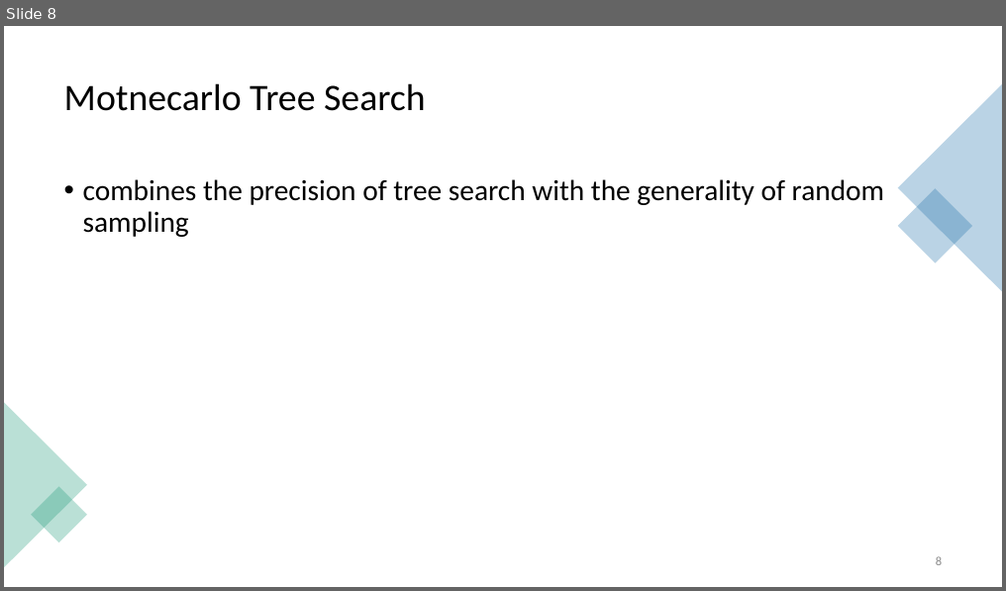
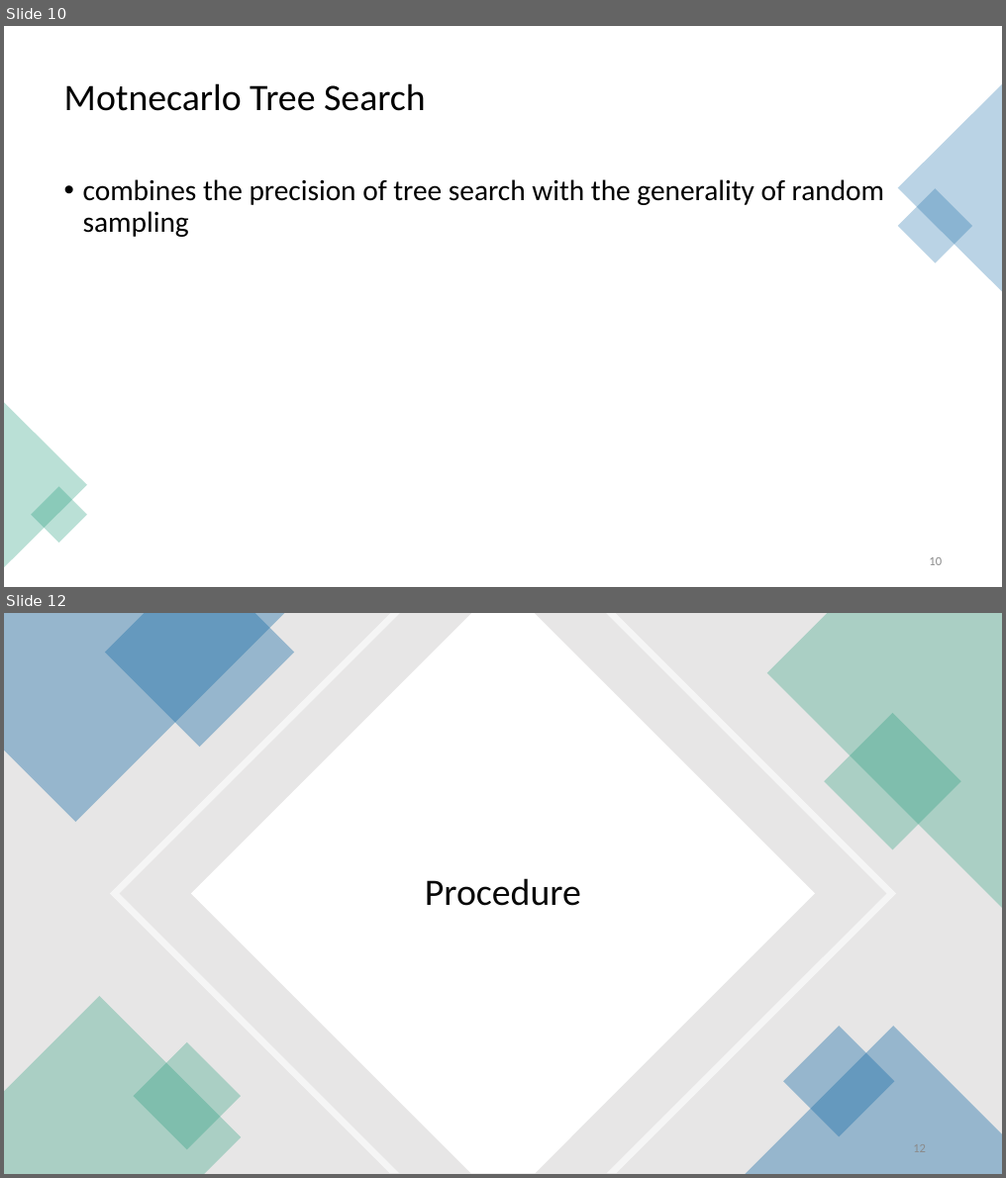
Before and after one commit to Brebeck-Jan/chessmaster, a slide deck: Präsentationen/Zwischen_Präse/Chessmaster_Zwischenpräsentation.pptx. Shown one above the other, each under a label of ours: slide 8 before the commit, slides 10 and 12 after it; the slides between them are not shown. The pictures are 1006x591 and 1006x1178 pixels, drawn with LibreOffice and Linux fonts; fonts in the diff are those of the drawing. Boxes give left, top, right and bottom in pixels: in the first picture for what was removed or moved away, otherwise in the second. Text is boxed around its words. In the diff, an @@ line names an element or a change of style, - is before the commit and + after.

```diff
--- a/Präsentationen/Zwischen_Präse/Chessmaster_Zwischenpräsentation.pptx
+++ b/Präsentationen/Zwischen_Präse/Chessmaster_Zwischenpräsentation.pptx
@@ slide 12 added at <box>4,613,1002,1174</box>, background #FFFFFF @@
@@ rectangle added at <box>4,613,1002,1174</box>, fill #E7E6E6 @@
@@ freeform shape added at <box>4,613,284,822</box>, fill #1D6FA9 at 40% opacity @@
@@ freeform shape added at <box>105,613,294,747</box>, fill #1D6FA9 at 40% opacity @@
@@ freeform shape added at <box>110,613,896,1174</box>, fill #FFFFFF at 60% opacity @@
@@ freeform shape added at <box>191,613,815,1174</box>, fill #FFFFFF @@
@@ freeform shape added at <box>767,613,1002,908</box>, fill #1D9A78 at 30% opacity @@
@@ rectangle added at <box>824,713,961,851</box>, fill #1D9A78 at 30% opacity @@
@@ title added at <box>425,878,581,906</box>, 36 pt, text #080808 @@
+Procedure
@@ freeform shape added at <box>4,997,241,1174</box>, fill #1D9A78 at 30% opacity @@
@@ freeform shape added at <box>745,1026,1002,1174</box>, fill #1D6FA9 at 40% opacity @@
@@ rectangle added at <box>783,1026,895,1137</box>, fill #1D6FA9 at 40% opacity @@
@@ rectangle added at <box>134,1043,242,1151</box>, fill #1D9A78 at 30% opacity @@
@@ what was slide 8 is now slide 10 @@
@@ page number at <box>929,558,942,566</box>: text changed @@
-8
+10
```
Also in this commit, not shown: 8 other slides added, 3 slides removed.
